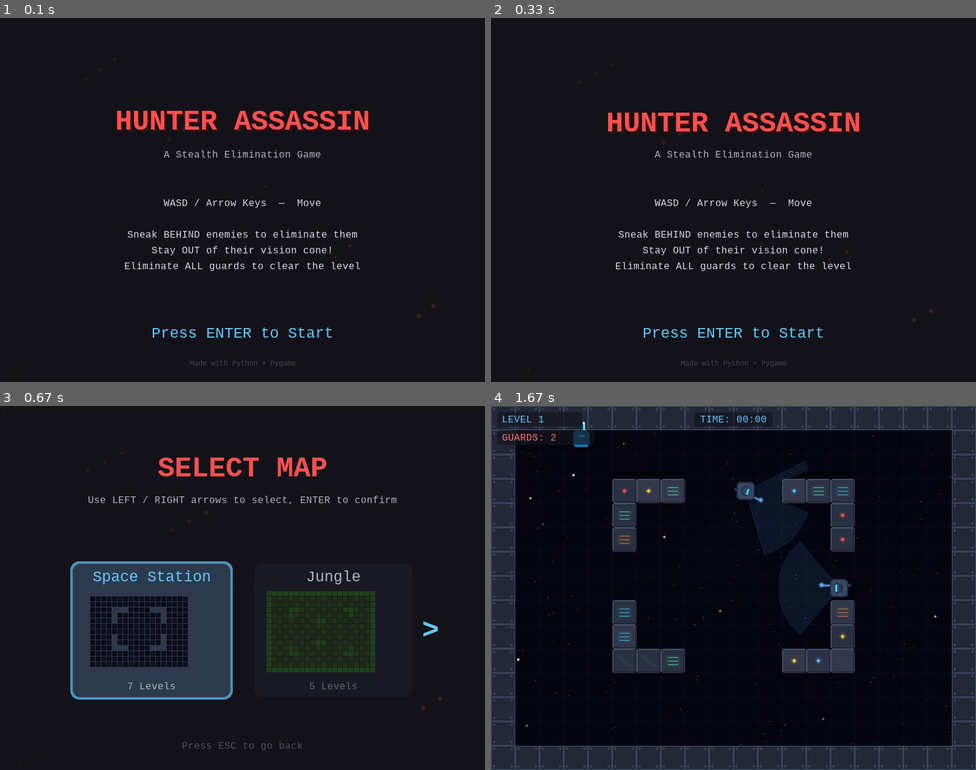
Above: before the commit, frames 1-4 (two rows, left to right).
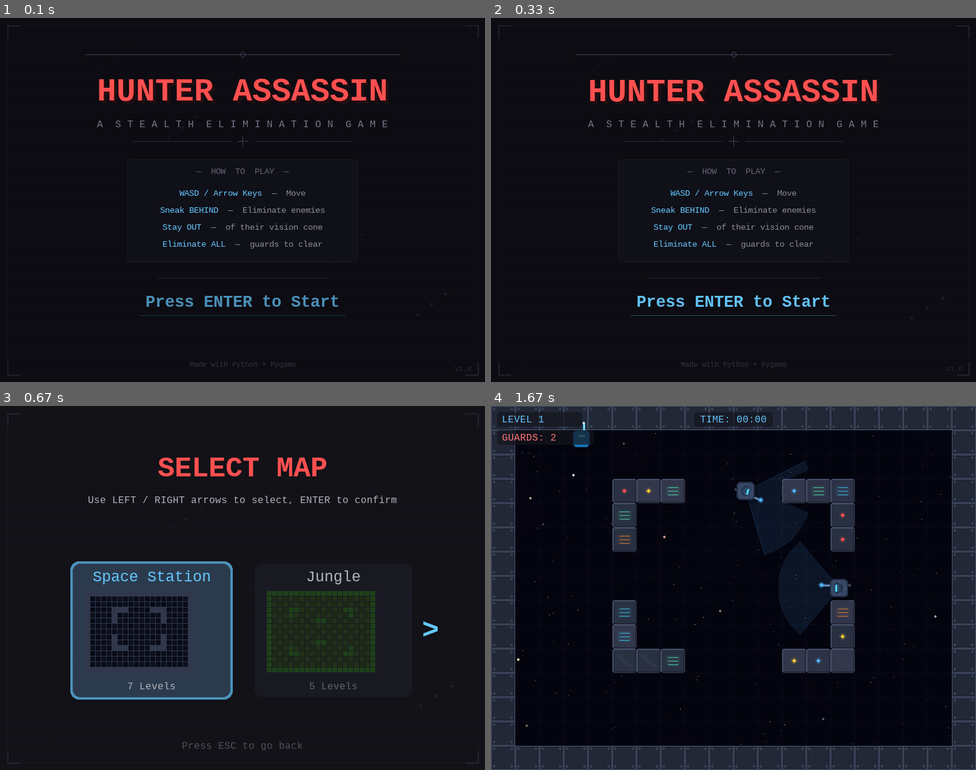
Above: after the commit, the same moments.

Repository: sammmuley-oss/pygame_CTP
Game: pygame game, started from main.py
Two runs of this game, one before a commit and one after it. Both use one fixed random seed, a clock stepped at 60 frames per second and the inputs below.
Inputs:
- Up to frame 1 (0.1 s): no input
- Up to frame 2 (0.33 s): no input
- Up to frame 3 (0.67 s): tap Enter at 0.33 s
- Up to frame 4 (1.67 s): tap Enter at 0.67 s; hold Right 1-1.47 s; hold Up from 1.5 s (still down)

The runs differ from the first frame. In frame 1, 7.0% of the frame differs, in the area x 0-97%, y 0-98%; in frame 2, 7.0%, in the area x 0-97%, y 1-100%; in frame 3, less than 0.1%; in frame 4, nothing differs.

Commit message:
changed home page UI

Diff:
--- a/ui.py
+++ b/ui.py
@@ -15,60 +15,169 @@
 class UI:
     def __init__(self):
         try:
+            self.font_title = pygame.font.SysFont("consolas", 58, bold=True)
             self.font_large = pygame.font.SysFont("consolas", 52, bold=True)
             self.font_medium = pygame.font.SysFont("consolas", 28)
             self.font_small = pygame.font.SysFont("consolas", 18)
             self.font_tiny = pygame.font.SysFont("consolas", 14)
+            self.font_cta = pygame.font.SysFont("consolas", 30, bold=True)
+            self.font_controls = pygame.font.SysFont("consolas", 16)
         except Exception:
+            self.font_title = pygame.font.Font(None, 58)
             self.font_large = pygame.font.Font(None, 52)
             self.font_medium = pygame.font.Font(None, 28)
             self.font_small = pygame.font.Font(None, 18)
             self.font_tiny = pygame.font.Font(None, 14)
+            self.font_cta = pygame.font.Font(None, 30)
+            self.font_controls = pygame.font.Font(None, 16)
         self.anim_timer = 0
 
     def update(self):
         self.anim_timer += 1
 
+    # ──────────────────────────────────────────────────────────────
+    #   MAIN MENU
+    # ──────────────────────────────────────────────────────────────
     def draw_menu(self, surface):
-        surface.fill(DARK_GRAY)
+        surface.fill((12, 12, 18))
+
+        # --- Subtle scanline overlay ---
+        self._draw_scanlines(surface)
+
+        # --- Ambient particles (refined) ---
         self._draw_particles(surface)
-        title_y = SCREEN_HEIGHT // 2 - 130
-        pulse = math.sin(self.anim_timer * 0.05) * 5
-        sh = self.font_large.render("HUNTER ASSASSIN", True, (60, 15, 15))
-        surface.blit(sh, sh.get_rect(center=(SCREEN_WIDTH//2+3, title_y+3+pulse)))
-        t = self.font_large.render("HUNTER ASSASSIN", True, TITLE_COLOR)
-        surface.blit(t, t.get_rect(center=(SCREEN_WIDTH//2, title_y+pulse)))
-        sub = self.font_small.render("A Stealth Elimination Game", True, LIGHT_GRAY)
-        surface.blit(sub, sub.get_rect(center=(SCREEN_WIDTH//2, title_y+55)))
-        lines = [
-            "WASD / Arrow Keys  —  Move", "",
-            "Sneak BEHIND enemies to eliminate them",
-            "Stay OUT of their vision cone!",
-            "Eliminate ALL guards to clear the level",
+
+        # --- Outer frame border ---
+        self._draw_frame_border(surface)
+
+        # --- Decorative top line accent ---
+        accent_y = 60
+        line_w = 260
+        cx = SCREEN_WIDTH // 2
+        pygame.draw.line(surface, (60, 60, 80), (cx - line_w, accent_y), (cx + line_w, accent_y), 1)
+        # Small diamond in the center of the top line
+        diamond_pts = [(cx, accent_y - 5), (cx + 5, accent_y), (cx, accent_y + 5), (cx - 5, accent_y)]
+        pygame.draw.polygon(surface, (80, 80, 110), diamond_pts, 1)
+
+        # --- Title section ---
+        title_y = 120
+        pulse = math.sin(self.anim_timer * 0.04) * 3
+
+        # Glow layers (soft bloom behind the text)
+        for i in range(3):
+            glow_alpha = 18 - i * 5
+            glow_col = (255, 70, 70)
+            glow_surf = self.font_title.render("HUNTER ASSASSIN", True, glow_col)
+            glow_overlay = pygame.Surface(glow_surf.get_size(), pygame.SRCALPHA)
+            glow_overlay.blit(glow_surf, (0, 0))
+            glow_overlay.set_alpha(glow_alpha)
+            offset = (i + 1) * 2
+            surface.blit(glow_overlay, glow_overlay.get_rect(
+                center=(cx + offset, title_y + pulse + offset)))
+
+        # Shadow
+        sh = self.font_title.render("HUNTER ASSASSIN", True, (40, 10, 10))
+        surface.blit(sh, sh.get_rect(center=(cx + 2, title_y + 2 + pulse)))
+
+        # Main title
+        t = self.font_title.render("HUNTER ASSASSIN", True, TITLE_COLOR)
+        surface.blit(t, t.get_rect(center=(cx, title_y + pulse)))
+
+        # Subtitle with refined style
+        sub_y = title_y + 55
+        sub = self.font_small.render("A  S T E A L T H  E L I M I N A T I O N  G A M E", True, (120, 120, 140))
+        surface.blit(sub, sub.get_rect(center=(cx, sub_y)))
+
+        # --- Decorative divider below subtitle ---
+        div_y = sub_y + 28
+        pygame.draw.line(surface, (45, 45, 60), (cx - 180, div_y), (cx - 20, div_y), 1)
+        pygame.draw.line(surface, (45, 45, 60), (cx + 20, div_y), (cx + 180, div_y), 1)
+        # Small crosshair icon in the gap
+        self._draw_crosshair(surface, cx, div_y, 8, (70, 70, 90))
+
+        # --- Instructions panel ---
+        panel_y = div_y + 30
+        panel_w = 380
+        panel_h = 170
+        panel_x = cx - panel_w // 2
+
+        # Panel background with subtle border
+        panel_surf = pygame.Surface((panel_w, panel_h), pygame.SRCALPHA)
+        pygame.draw.rect(panel_surf, (20, 20, 30, 140), (0, 0, panel_w, panel_h), border_radius=6)
+        pygame.draw.rect(panel_surf, (50, 50, 65, 100), (0, 0, panel_w, panel_h), width=1, border_radius=6)
+        surface.blit(panel_surf, (panel_x, panel_y))
+
+        # Panel header
+        hdr = self.font_controls.render("—  HOW  TO  PLAY  —", True, (100, 100, 120))
+        surface.blit(hdr, hdr.get_rect(center=(cx, panel_y + 20)))
+
+        # Control instructions
+        instructions = [
+            ("WASD / Arrow Keys", "Move"),
+            ("Sneak BEHIND", "Eliminate enemies"),
+            ("Stay OUT", "of their vision cone"),
+            ("Eliminate ALL", "guards to clear"),
         ]
-        y = SCREEN_HEIGHT // 2 + 5
-        for i, line in enumerate(lines):
-            if line:
-                txt = self.font_small.render(line, True, HUD_TEXT)
-                surface.blit(txt, txt.get_rect(center=(SCREEN_WIDTH//2, y + i*26)))
-        if (self.anim_timer // 40) % 2 == 0:
-            st = self.font_medium.render("Press ENTER to Start", True, HUD_ACCENT)
-            surface.blit(st, st.get_rect(center=(SCREEN_WIDTH//2, SCREEN_HEIGHT-80)))
-        cr = self.font_tiny.render("Made with Python + Pygame", True, (70, 70, 80))
-        surface.blit(cr, cr.get_rect(center=(SCREEN_WIDTH//2, SCREEN_HEIGHT-30)))
-
+        instr_y = panel_y + 48
+        for i, (key_text, desc_text) in enumerate(instructions):
+            y = instr_y + i * 28
+            # Key part (highlighted)
+            kt = self.font_controls.render(key_text, True, HUD_ACCENT)
+            # Description part (dimmer)
+            dt = self.font_controls.render(f"  —  {desc_text}", True, (140, 140, 155))
+            total_w = kt.get_width() + dt.get_width()
+            start_x = cx - total_w // 2
+            surface.blit(kt, (start_x, y))
+            surface.blit(dt, (start_x + kt.get_width(), y))
+
+        # --- Bottom divider ---
+        bot_div_y = panel_y + panel_h + 25
+        pygame.draw.line(surface, (40, 40, 55), (cx - 140, bot_div_y), (cx + 140, bot_div_y), 1)
+
+        # --- CTA: "Press ENTER to Start" with smooth fade pulse ---
+        cta_y = bot_div_y + 40
+        # Smooth sinusoidal alpha pulse (never fully invisible)
+        alpha = int(140 + 115 * math.sin(self.anim_timer * 0.06))
+        alpha = max(40, min(255, alpha))
+
+        cta_text = self.font_cta.render("Press ENTER to Start", True, HUD_ACCENT)
+        cta_overlay = pygame.Surface(cta_text.get_size(), pygame.SRCALPHA)
+        cta_overlay.blit(cta_text, (0, 0))
+        cta_overlay.set_alpha(alpha)
+        surface.blit(cta_overlay, cta_text.get_rect(center=(cx, cta_y)))
+
+        # Subtle underline for CTA
+        underline_alpha = max(20, alpha // 3)
+        ul_surf = pygame.Surface((cta_text.get_width() + 20, 1), pygame.SRCALPHA)
+        ul_surf.fill((100, 200, 255, underline_alpha))
+        surface.blit(ul_surf, (cx - cta_text.get_width() // 2 - 10, cta_y + 22))
+
+        # --- Footer ---
+        cr = self.font_tiny.render("Made with Python + Pygame", True, (50, 50, 60))
+        surface.blit(cr, cr.get_rect(center=(cx, SCREEN_HEIGHT - 28)))
+
+        # Version / flavor text
+        ver = self.font_tiny.render("v1.0", True, (40, 40, 50))
+        surface.blit(ver, (SCREEN_WIDTH - 50, SCREEN_HEIGHT - 28))
+
+    # ──────────────────────────────────────────────────────────────
+    #   MAP SELECTION SCREEN
+    # ──────────────────────────────────────────────────────────────
     def draw_map_select(self, surface, selected_idx):
         """Draw the map/theme selection screen."""
         surface.fill(DARK_GRAY)
+        self._draw_scanlines(surface)
         self._draw_particles(surface)
-
+        self._draw_frame_border(surface)
+
+        cx = SCREEN_WIDTH // 2
         title_y = 100
         pulse = math.sin(self.anim_timer * 0.05) * 3
         t = self.font_large.render("SELECT MAP", True, TITLE_COLOR)
-        surface.blit(t, t.get_rect(center=(SCREEN_WIDTH//2, title_y + pulse)))
+        surface.blit(t, t.get_rect(center=(cx, title_y + pulse)))
 
         sub = self.font_small.render("Use LEFT / RIGHT arrows to select, ENTER to confirm", True, LIGHT_GRAY)
-        surface.blit(sub, sub.get_rect(center=(SCREEN_WIDTH//2, title_y + 55)))
+        surface.blit(sub, sub.get_rect(center=(cx, title_y + 55)))
 
         # Draw map options as cards
         card_w = 260
@@ -78,7 +187,7 @@
         card_y = SCREEN_HEIGHT // 2 - 40
 
         for i, pack in enumerate(MAP_PACKS):
-            cx = start_x + i * (card_w + 40)
+            card_x = start_x + i * (card_w + 40)
             is_selected = (i == selected_idx)
 
             # Card background
@@ -88,18 +197,18 @@
                 glow = pygame.Surface((card_w + 8, card_h + 8), pygame.SRCALPHA)
                 pulse_alpha = int(120 + math.sin(self.anim_timer * 0.08) * 60)
                 pygame.draw.rect(glow, (100, 200, 255, pulse_alpha), (0, 0, card_w + 8, card_h + 8), border_radius=14)
-                surface.blit(glow, (cx - 4, card_y - 4))
+                surface.blit(glow, (card_x - 4, card_y - 4))
                 bg_col = (40, 50, 65, 230)
             else:
                 bg_col = (28, 28, 38, 200)
 
             pygame.draw.rect(card_surf, bg_col, (0, 0, card_w, card_h), border_radius=12)
-            surface.blit(card_surf, (cx, card_y))
+            surface.blit(card_surf, (card_x, card_y))
 
             # Map preview (mini tiles)
             theme = pack["theme"]
             preview_size = 8
-            preview_x = cx + 20
+            preview_x = card_x + 20
             preview_y = card_y + 45
             first_map = pack["levels"][0]["map"]
             for r in range(min(15, len(first_map))):
@@ -116,12 +225,12 @@
             # Map name
             name_col = HUD_ACCENT if is_selected else LIGHT_GRAY
             name = self.font_medium.render(pack["name"], True, name_col)
-            surface.blit(name, name.get_rect(center=(cx + card_w // 2, card_y + 22)))
+            surface.blit(name, name.get_rect(center=(card_x + card_w // 2, card_y + 22)))
 
             # Level count
             lvl_text = f"{len(pack['levels'])} Levels"
             lvl = self.font_small.render(lvl_text, True, (180, 180, 190) if is_selected else (100, 100, 110))
-            surface.blit(lvl, lvl.get_rect(center=(cx + card_w // 2, card_y + card_h - 18)))
+            surface.blit(lvl, lvl.get_rect(center=(card_x + card_w // 2, card_y + card_h - 18)))
 
         # Arrows
         arrow_y = card_y + card_h // 2
@@ -136,6 +245,9 @@
         back = self.font_small.render("Press ESC to go back", True, (80, 80, 90))
         surface.blit(back, back.get_rect(center=(SCREEN_WIDTH//2, SCREEN_HEIGHT - 40)))
 
+    # ──────────────────────────────────────────────────────────────
+    #   HUD
+    # ──────────────────────────────────────────────────────────────
     def draw_hud(self, surface, level, enemies_left, elapsed_time):
         panel = pygame.Surface((140, 24), pygame.SRCALPHA)
         pygame.draw.rect(panel, (20, 20, 28, 180), (0, 0, 140, 24), border_radius=4)
@@ -154,6 +266,9 @@
         tt = self.font_small.render(f"TIME: {m:02d}:{s:02d}", True, HUD_ACCENT)
         surface.blit(tt, tt.get_rect(center=(SCREEN_WIDTH//2, 22)))
 
+    # ──────────────────────────────────────────────────────────────
+    #   GAME OVER
+    # ──────────────────────────────────────────────────────────────
     def draw_game_over(self, surface, elapsed_time):
         overlay = pygame.Surface((SCREEN_WIDTH, SCREEN_HEIGHT), pygame.SRCALPHA)
         overlay.fill((0, 0, 0, 190))
@@ -172,6 +287,9 @@
         q = self.font_small.render("Press ESC to Quit", True, (100, 100, 110))
         surface.blit(q, q.get_rect(center=(SCREEN_WIDTH//2, SCREEN_HEIGHT-40)))
 
+    # ──────────────────────────────────────────────────────────────
+    #   LEVEL CLEAR
+    # ──────────────────────────────────────────────────────────────
     def draw_level_clear(self, surface, level, elapsed_time):
         overlay = pygame.Surface((SCREEN_WIDTH, SCREEN_HEIGHT), pygame.SRCALPHA)
         overlay.fill((0, 15, 0, 180))
@@ -188,6 +306,9 @@
             r = self.font_medium.render("Press ENTER for Next Level", True, HUD_ACCENT)
             surface.blit(r, r.get_rect(center=(SCREEN_WIDTH//2, SCREEN_HEIGHT//2 + 110)))
 
+    # ──────────────────────────────────────────────────────────────
+    #   WIN SCREEN
+    # ──────────────────────────────────────────────────────────────
     def draw_win(self, surface, elapsed_time, total_levels):
         overlay = pygame.Surface((SCREEN_WIDTH, SCREEN_HEIGHT), pygame.SRCALPHA)
         overlay.fill((0, 20, 0, 190))
@@ -206,11 +327,72 @@
         q = self.font_small.render("Press ESC to Quit", True, (100, 100, 110))
         surface.blit(q, q.get_rect(center=(SCREEN_WIDTH//2, SCREEN_HEIGHT-40)))
 
+    # ──────────────────────────────────────────────────────────────
+    #   HELPER: Particles
+    # ──────────────────────────────────────────────────────────────
     def _draw_particles(self, surface):
-        for i in range(15):
-            x = (i * 137 + self.anim_timer * (0.2 + i * 0.05)) % SCREEN_WIDTH
-            y = (i * 97 + self.anim_timer * (0.3 + i * 0.03)) % SCREEN_HEIGHT
-            sz = 2 + (i % 3)
+        for i in range(20):
+            x = (i * 137 + self.anim_timer * (0.15 + i * 0.03)) % SCREEN_WIDTH
+            y = (i * 97 + self.anim_timer * (0.2 + i * 0.02)) % SCREEN_HEIGHT
+            sz = 1 + (i % 3)
+            alpha = 15 + (i * 5) % 30
             ps = pygame.Surface((sz * 2, sz * 2), pygame.SRCALPHA)
-            pygame.draw.circle(ps, (180, 50, 50, 30 + (i*7)%40), (sz, sz), sz)
+            # Subtle cool-toned particles instead of bright red
+            r_col = 80 + (i * 13) % 40
+            g_col = 80 + (i * 7) % 30
+            b_col = 100 + (i * 11) % 50
+            pygame.draw.circle(ps, (r_col, g_col, b_col, alpha), (sz, sz), sz)
             surface.blit(ps, (int(x), int(y)))
+
+    # ──────────────────────────────────────────────────────────────
+    #   HELPER: Scanlines
+    # ──────────────────────────────────────────────────────────────
+    def _draw_scanlines(self, surface):
+        """Draw subtle horizontal scanlines for a tactical CRT feel."""
+        scanline_surf = pygame.Surface((SCREEN_WIDTH, SCREEN_HEIGHT), pygame.SRCALPHA)
+        for y in range(0, SCREEN_HEIGHT, 4):
+            pygame.draw.line(scanline_surf, (0, 0, 0, 12), (0, y), (SCREEN_WIDTH, y), 1)
+        surface.blit(scanline_surf, (0, 0))
+
+    # ──────────────────────────────────────────────────────────────
+    #   HELPER: Frame border
+    # ──────────────────────────────────────────────────────────────
+    def _draw_frame_border(self, surface):
+        """Draw a thin elegant border frame around the screen."""
+        margin = 12
+        w = SCREEN_WIDTH - margin * 2
+        h = SCREEN_HEIGHT - margin * 2
+        # Outer line
+        border_surf = pygame.Surface((SCREEN_WIDTH, SCREEN_HEIGHT), pygame.SRCALPHA)
+        pygame.draw.rect(border_surf, (50, 50, 65, 60), (margin, margin, w, h), width=1, border_radius=2)
+        # Corner accents (small L-shapes)
+        corner_len = 20
+        col = (70, 70, 90, 90)
+        # Top-left
+        pygame.draw.line(border_surf, col, (margin, margin), (margin + corner_len, margin), 2)
+        pygame.draw.line(border_surf, col, (margin, margin), (margin, margin + corner_len), 2)
+        # Top-right
+        pygame.draw.line(border_surf, col, (margin + w, margin), (margin + w - corner_len, margin), 2)
+        pygame.draw.line(border_surf, col, (margin + w, margin), (margin + w, margin + corner_len), 2)
+        # Bottom-left
+        pygame.draw.line(border_surf, col, (margin, margin + h), (margin + corner_len, margin + h), 2)
+        pygame.draw.line(border_surf, col, (margin, margin + h), (margin, margin + h - corner_len), 2)
+        # Bottom-right
+        pygame.draw.line(border_surf, col, (margin + w, margin + h), (margin + w - corner_len, margin + h), 2)
+        pygame.draw.line(border_surf, col, (margin + w, margin + h), (margin + w, margin + h - corner_len), 2)
+        surface.blit(border_surf, (0, 0))
+
+    # ──────────────────────────────────────────────────────────────
+    #   HELPER: Crosshair icon
+    # ──────────────────────────────────────────────────────────────
+    def _draw_crosshair(self, surface, x, y, size, color):
+        """Draw a small crosshair/target icon."""
+        s = size
+        # Horizontal line
+        pygame.draw.line(surface, color, (x - s, y), (x - s // 3, y), 1)
+        pygame.draw.line(surface, color, (x + s // 3, y), (x + s, y), 1)
+        # Vertical line
+        pygame.draw.line(surface, color, (x, y - s), (x, y - s // 3), 1)
+        pygame.draw.line(surface, color, (x, y + s // 3), (x, y + s), 1)
+        # Center dot
+        pygame.draw.circle(surface, color, (x, y), 1)
Binary file added: assets/logo.ico
Binary file added: assets/logo.png
Not shown, added: HunterAssassin.spec
